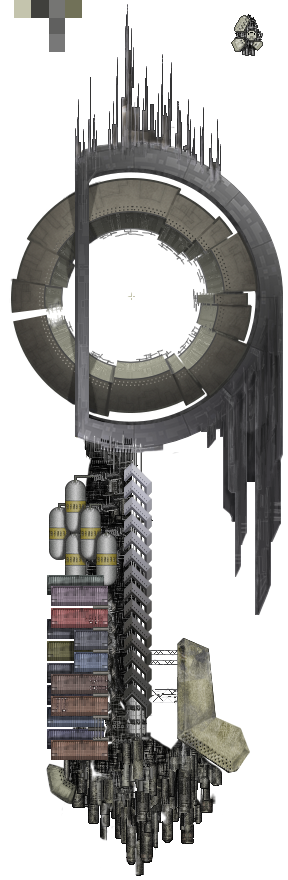
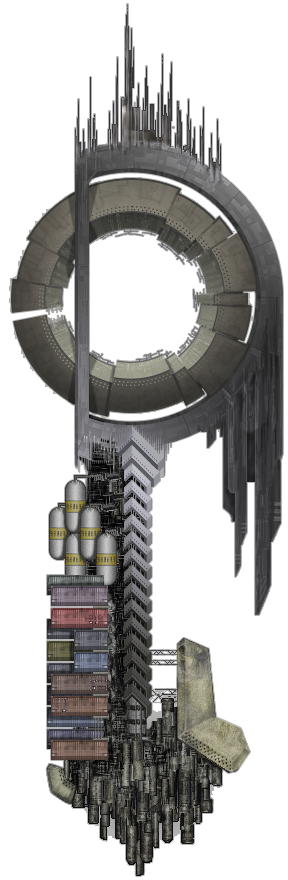
Layer changes from the first 288 × 880 image to the second:
added group "SOURCE" with 157 layers above "docs" over 9, 4, 284, 877
moved "outer ring xbars STAGE 3" into group "SOURCE" over 63, 4, 284, 616
added layer "moar integration" in group "outer ring xbars STAGE 3" over 111, 424, 166, 462
added layer "bigspine high" in group "outer ring xbars STAGE 3" over 117, 427, 164, 472
added layer "bigspine low" in group "outer ring xbars STAGE 3" over 121, 445, 160, 487
added layer "Layer 19" in group "outer ring xbars STAGE 3" over 75, 420, 172, 503
moved "cargo" into group "SOURCE" over 47, 437, 116, 760
moved "fuel iteration 2" into group "SOURCE" over 49, 475, 91, 575
moved "armor coverings" into group "SOURCE" over 46, 637, 251, 805
moved "spine copy" into group "SOURCE" over 83, 431, 152, 739
painted on "conduits" over 125, 435, 147, 739
moved "scaffolding" (1st of 2, in "SOURCE") into group "SOURCE" over 56, 439, 211, 746
painted on "Layer 16 copy" over 150, 515, 153, 522
added group "engines copy" (1st of 2, in "SOURCE") with 2 layers in group "SOURCE" over 62, 448, 234, 877
added layer "engines copy" (2nd of 2, in "SOURCE" › "engines copy") in group "engines copy" over 62, 698, 234, 876
added layer "fills" in group "engines copy" over 74, 448, 224, 877
hid group "engines" (11 layers), moved it into group "SOURCE" over 61, 698, 234, 876
moved "inner ring iteration 4" into group "SOURCE" over 9, 167, 262, 424
painted on "inner ring" (1st of 2, in "SOURCE" › "inner ring iteration 4") over 94, 176, 202, 415
moved "outer ring LOW" into group "SOURCE" over 83, 159, 269, 435
hid group "docs" (4 layers) over 9, 0, 284, 877
